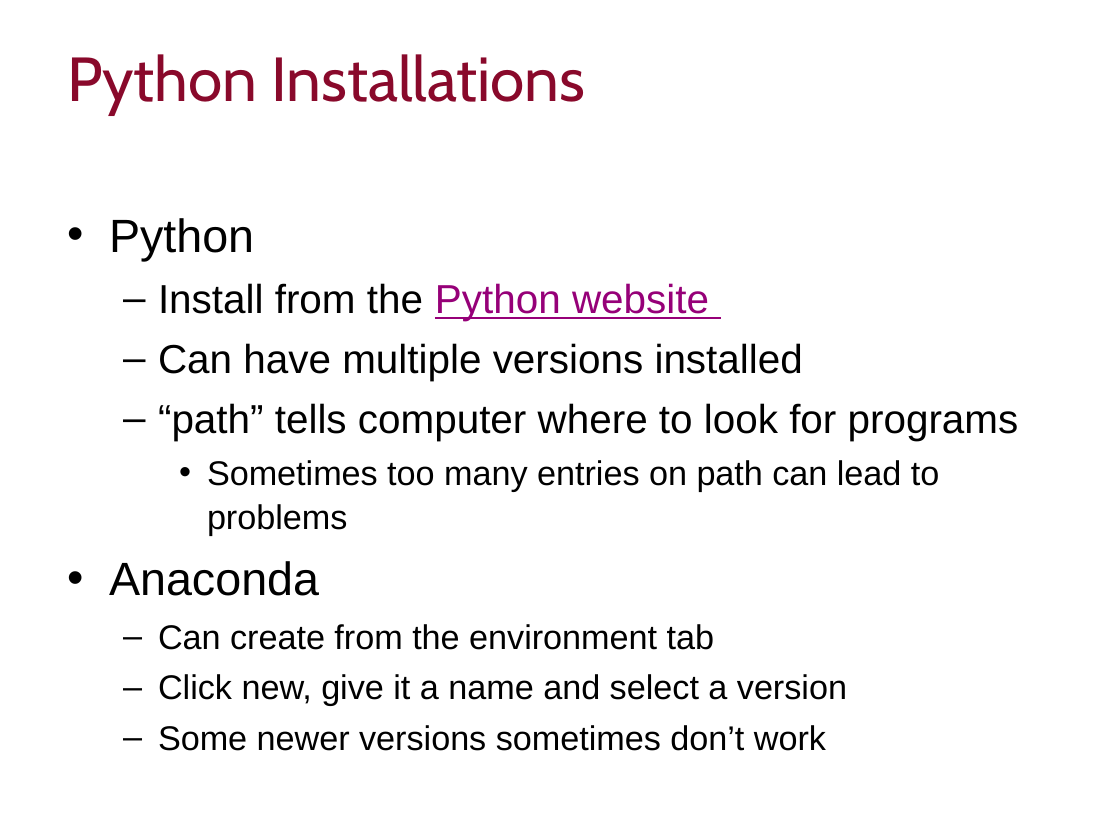
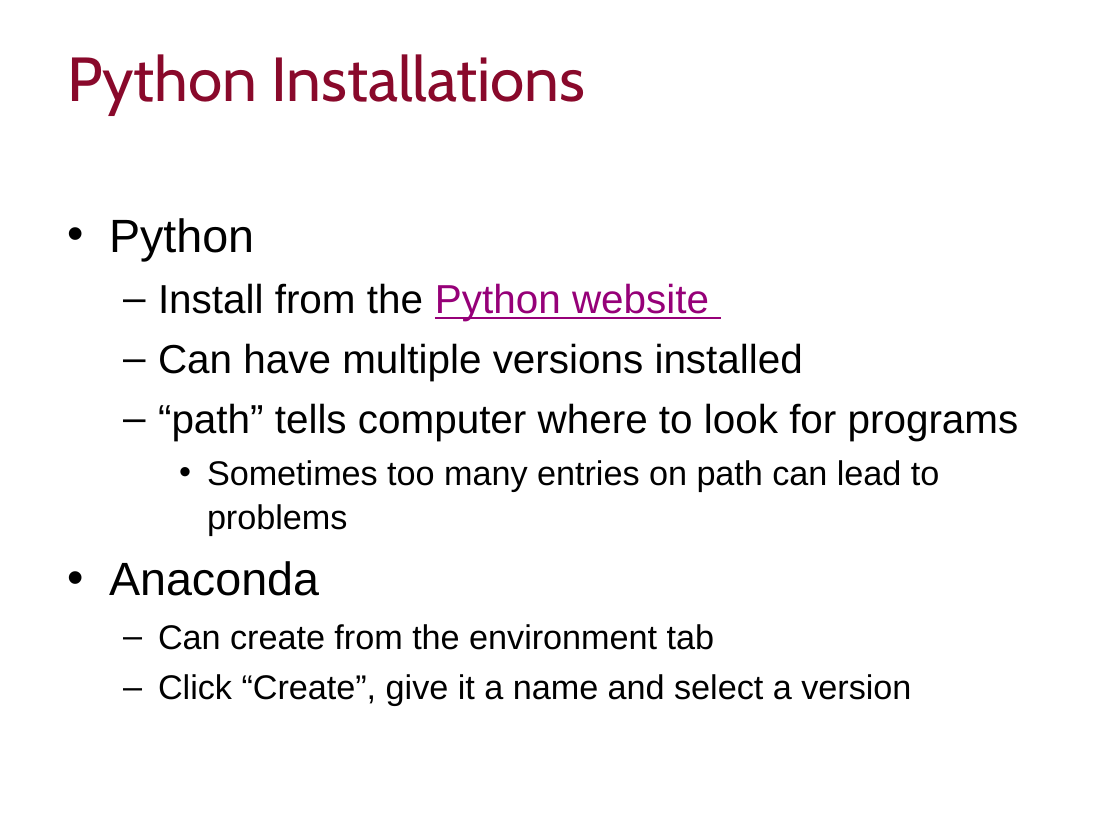
Before and after one commit to ImperialCollegeLondon/RCDS-managing-and-running-python-effectively, a slide deck: slide 7 of Managing and Running Python Effectively.pptx. Drawn at 1120x840 pixels with LibreOffice and Linux fonts; fonts in the diff are those of the drawing; background and template pictures are left out. Boxes give left, top, right and bottom in pixels: in the first picture for what was removed or moved away, otherwise in the second. Text is boxed around its words. In the diff, an @@ line names an element or a change of style, - is before the commit and + after.

```diff
--- a/Managing and Running Python Effectively.pptx
+++ b/Managing and Running Python Effectively.pptx
@@ text at (158,674,911,706): text changed @@
-  – Click new, give it a name and select a version
-  – Some newer versions sometimes don’t work
+  – Click “Create”, give it a name and select a version
```
Also in this commit, not shown: 5 other slides changed.
